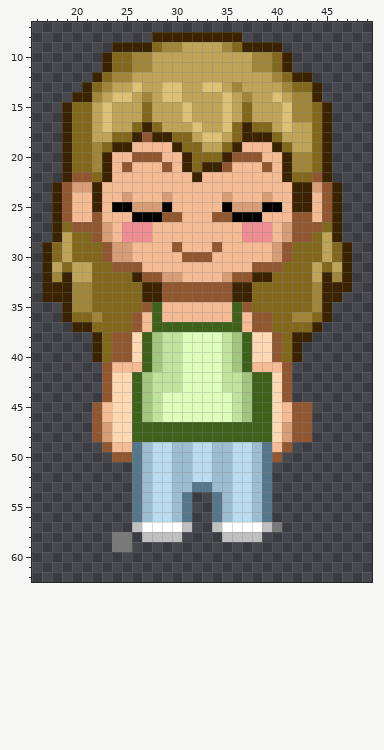
One commit to this pixel-art sprite: assets/player/player_stand/player_stand2.png. Above, as it was before the edit.
The file is 64x64 pixels. Shown: x 16..49, y 7..62.
After:
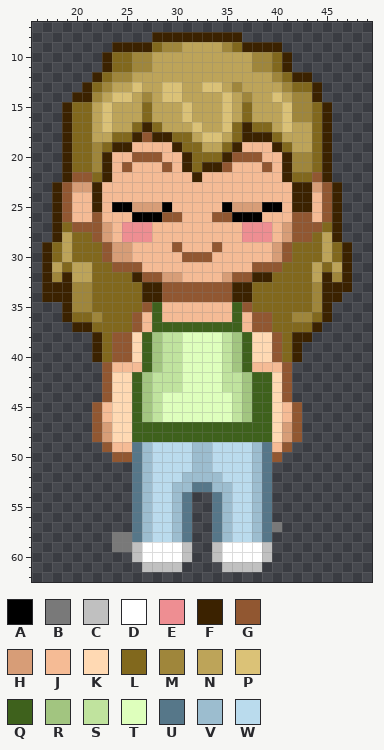
Palette (. is transparent): A #000000  B #797979  C #c0c0c0  D #ffffff  E #ee8e92  F #3b2200  G #915731  H #d79d77  J #f5bb95  K #ffd9b3  L #81681d  M #9f863b  N #bda459  P #dbc277  Q #3e611c  R #a2c580  S #c0e39e  T #deffbc  U #567789  V #9cbdcf  W #badbed
The exact change:
Changed rows in their new state; - is an unchanged pixel.
first column x 25:
24 J---J-----J---J
first column x 30:
45 -------------.
46 -------------.
47 -------------.
48 -------------.
49 WWVVWW--------
50 WWVVWW--------
51 WWVVWW--------
52 W-VV-W--------
first column x 26:
57 UVWWVU--UVWWVU
58 UVWWVU--UVWWVU
59 CDDDDC--CDDDDC
60 CDDDDC--CDDDDC
61 -CCCC----CCCC-
Where, in picture pixels (left, top, right, bottom), the same in both pictures:
changed: (122, 192, 172, 202)
changed: (222, 192, 272, 202)
erased: (302, 402, 312, 442)
changed: (132, 442, 272, 572)
